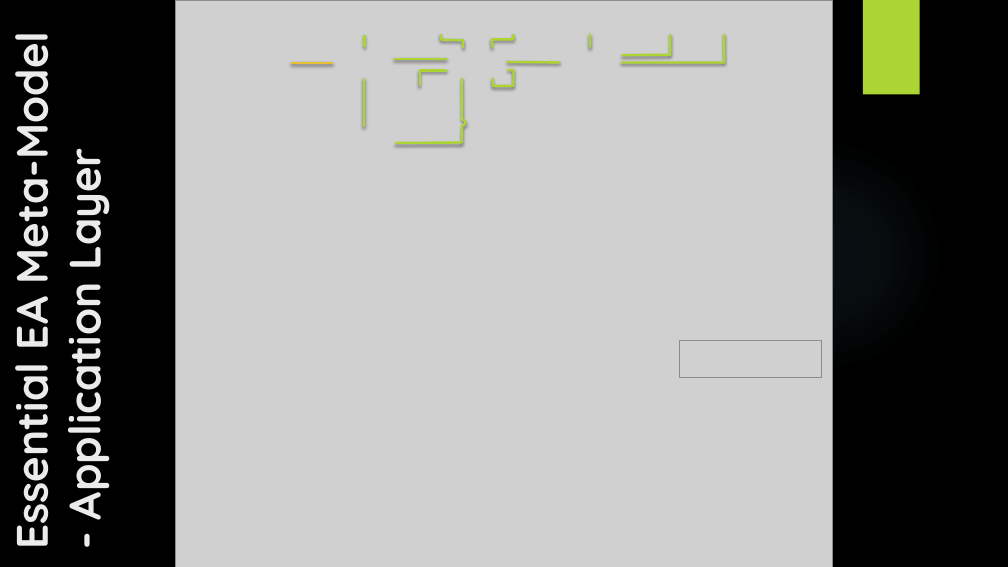
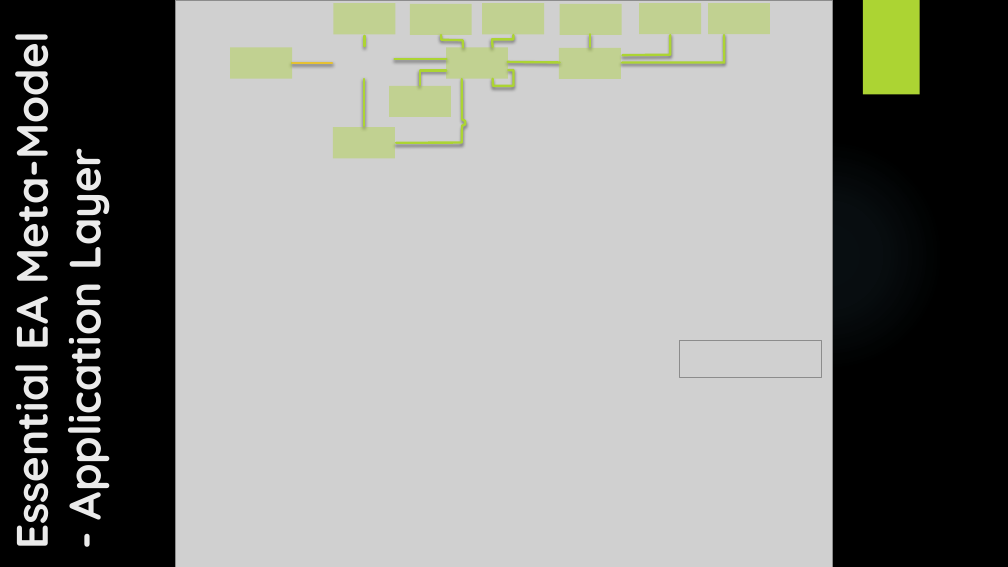
Before and after one commit to yasenstar/EA_MetaModel, a slide deck: slide 68 of Master_EAS_Meta-Model.pptx. Drawn at 1008x567 pixels with LibreOffice and Linux fonts; fonts in the diff are those of the drawing; grey boxes stand for pictures; background and template pictures are left out. Boxes give left, top, right and bottom in pixels: in the first picture for what was removed or moved away, otherwise in the second. Text is boxed around its words. In the diff, an @@ line names an element or a change of style, - is before the commit and + after.

```diff
--- a/Master_EAS_Meta-Model.pptx
+++ b/Master_EAS_Meta-Model.pptx
@@ rectangle added at (333, 3, 395, 34), fill #ACD433 at 40% opacity @@
@@ rectangle added at (410, 4, 472, 35), fill #ACD433 at 40% opacity @@
@@ rectangle added at (482, 3, 544, 34), fill #ACD433 at 40% opacity @@
@@ rectangle added at (560, 4, 622, 35), fill #ACD433 at 40% opacity @@
@@ rectangle added at (639, 3, 701, 34), fill #ACD433 at 40% opacity @@
@@ rectangle added at (709, 3, 771, 34), fill #ACD433 at 40% opacity @@
@@ rectangle added at (230, 48, 292, 79), fill #ACD433 at 40% opacity @@
@@ rectangle added at (446, 48, 508, 79), fill #ACD433 at 40% opacity @@
@@ rectangle added at (559, 48, 621, 79), fill #ACD433 at 40% opacity @@
@@ rectangle added at (389, 86, 451, 117), fill #ACD433 at 40% opacity @@
@@ rectangle added at (333, 127, 395, 158), fill #ACD433 at 40% opacity @@
```
Also in this commit, not shown: 7 other slides changed, 8 slides added, 11 other files.
